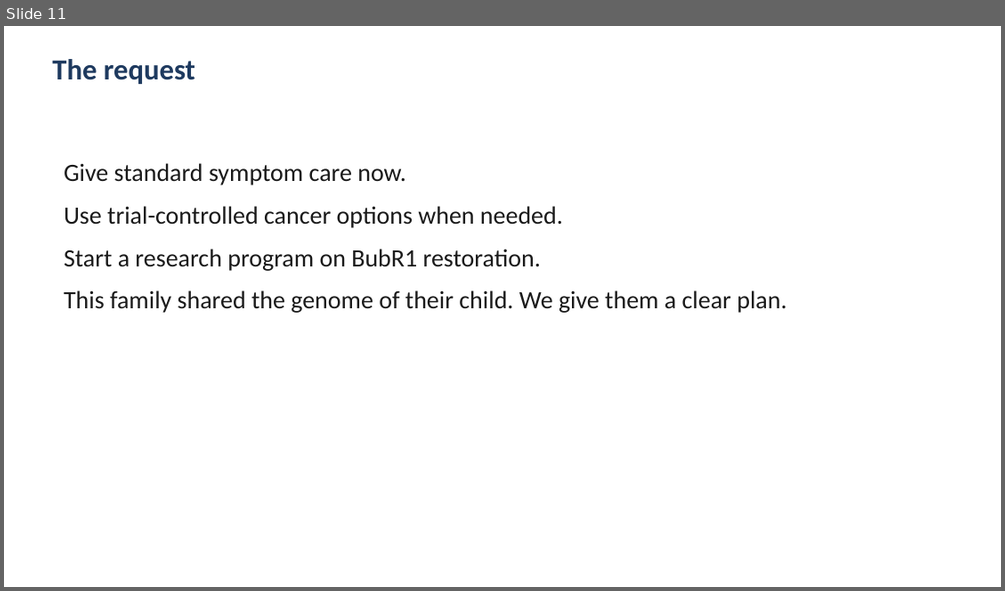
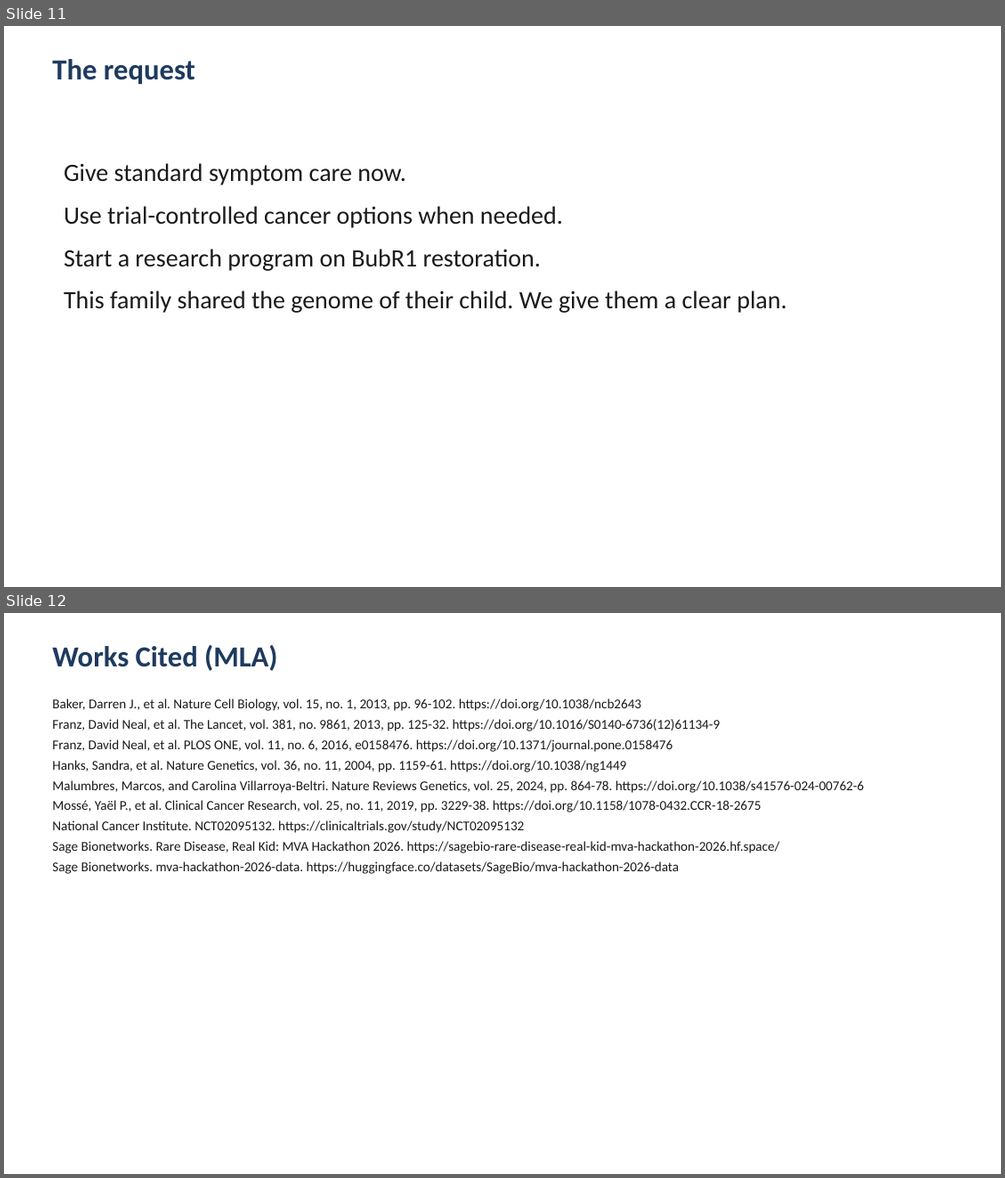
Before and after one commit to bigbag/mva-hackathon-2026, a slide deck: track2/slides/pitch_deck.pptx. Shown one above the other, each under a label of ours: slide 11 before the commit, slides 11 and 12 after it. The pictures are 1005x591 and 1005x1178 pixels, drawn with LibreOffice and Linux fonts; fonts in the diff are those of the drawing. Boxes give left, top, right and bottom in pixels: in the first picture for what was removed or moved away, otherwise in the second. Text is boxed around its words. In the diff, an @@ line names an element or a change of style, - is before the commit and + after.

Commit message:
Add MLA Works Cited with verified DOIs and official hackathon links
Correct Mossé initials, Zhang author, Rio Frio, SpliceAI (Jaganathan),
gnomAD v4 (Chen Nature), and EXIST-1 57.7% from the 2016 long-term paper.

```diff
--- a/track2/slides/pitch_deck.pptx
+++ b/track2/slides/pitch_deck.pptx
@@ slide 12 added at [4,613,1001,1174], background #FFFFFF @@
@@ text added at [52,645,277,671], 28 pt, text #1E3A5F, bold @@
+Works Cited (MLA)
@@ text added at [52,698,864,874], 13 pt, text #1A1A1A @@
+Baker, Darren J., et al. Nature Cell Biology, vol. 15, no. 1, 2013, pp. 96-102. https://doi.org/10.1038/ncb2643
+Franz, David Neal, et al. The Lancet, vol. 381, no. 9861, 2013, pp. 125-32. https://doi.org/10.1016/S0140-6736(12)61134-9
+Franz, David Neal, et al. PLOS ONE, vol. 11, no. 6, 2016, e0158476. https://doi.org/10.1371/journal.pone.0158476
+Hanks, Sandra, et al. Nature Genetics, vol. 36, no. 11, 2004, pp. 1159-61. https://doi.org/10.1038/ng1449
+Malumbres, Marcos, and Carolina Villarroya-Beltri. Nature Reviews Genetics, vol. 25, 2024, pp. 864-78. https://doi.org/10.1038/s41576-024-00762-6
+Mossé, Yaël P., et al. Clinical Cancer Research, vol. 25, no. 11, 2019, pp. 3229-38. https://doi.org/10.1158/1078-0432.CCR-18-2675
+National Cancer Institute. NCT02095132. https://clinicaltrials.gov/study/NCT02095132
+Sage Bionetworks. Rare Disease, Real Kid: MVA Hackathon 2026. https://sagebio-rare-disease-real-kid-mva-hackathon-2026.hf.space/
+Sage Bionetworks. mva-hackathon-2026-data. https://huggingface.co/datasets/SageBio/mva-hackathon-2026-data
```
Also in this commit, not shown: 1 slide changed, 1 other slide added, 7 other files.
